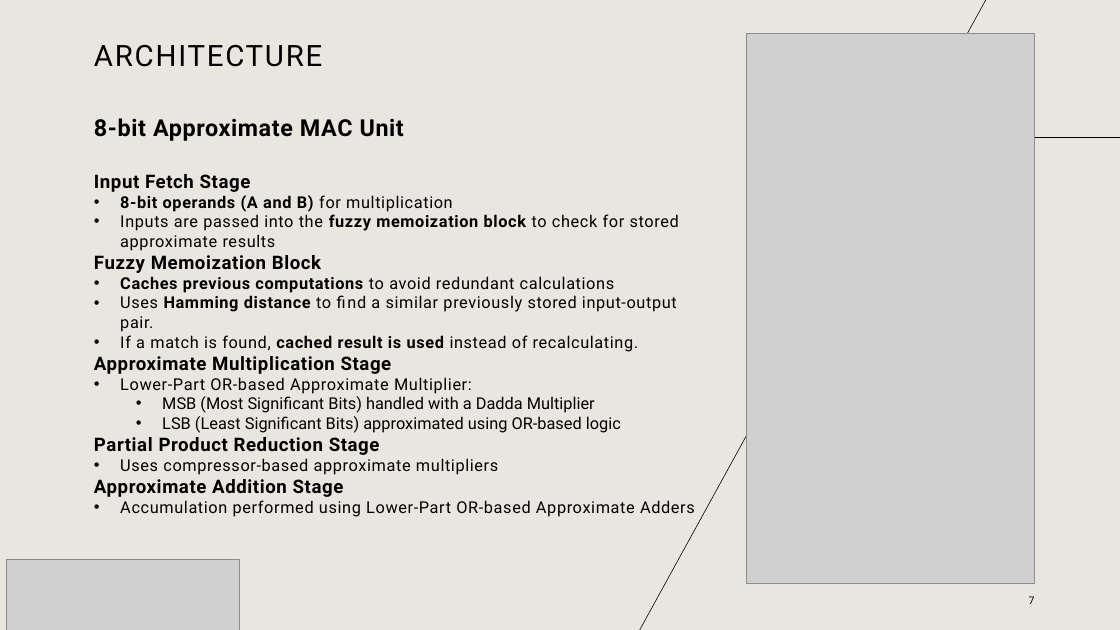
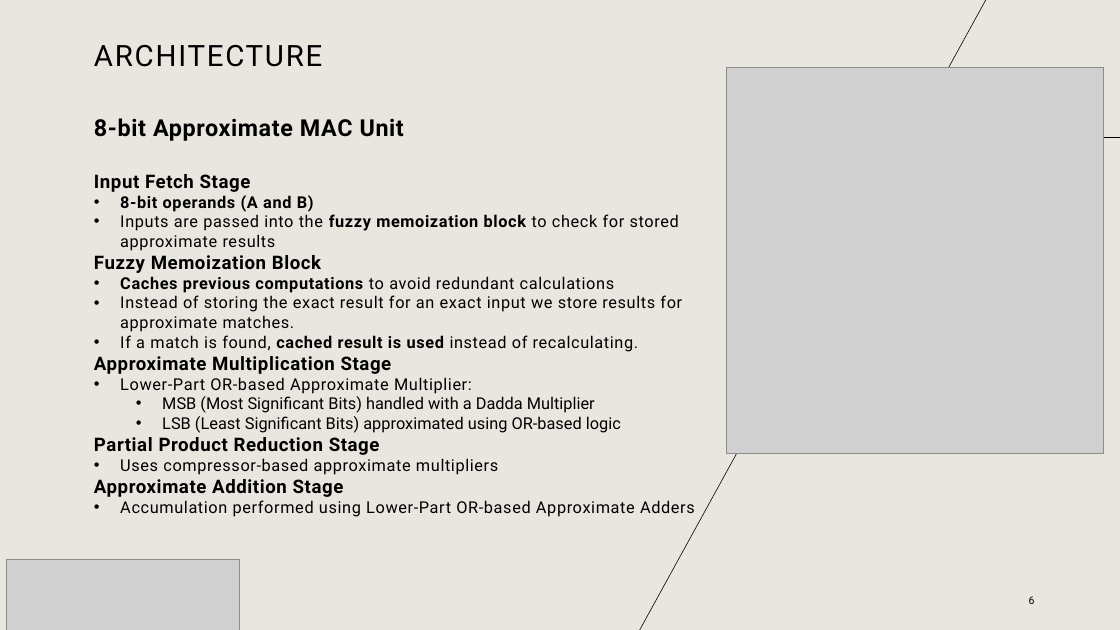
Before and after one commit to AmaanMujawar/EEE381_IIP-Hardware-Accelerator-for-RISCV-Processor, a slide deck: slide 6 of Documents/Symposium/Symposium.pptx (slide 7 before the commit). Drawn at 1120x630 pixels with LibreOffice and Linux fonts; fonts in the diff are those of the drawing; grey boxes stand for pictures. Boxes give left, top, right and bottom in pixels: in the first picture for what was removed or moved away, otherwise in the second. Text is boxed around its words. In the diff, an @@ line names an element or a change of style, - is before the commit and + after.

```diff
--- a/Documents/Symposium/Symposium.pptx
+++ b/Documents/Symposium/Symposium.pptx
@@ picture: place and size @@
-picture at box(746, 34, 1034, 584)
+picture at box(727, 67, 1104, 453)
@@ text at box(120, 195, 314, 212): text changed @@
-• 8-bit operands (A and B) for multiplication
+• 8-bit operands (A and B)
@@ text at box(120, 295, 682, 332): text changed @@
-• Uses Hamming distance to find a similar previously stored input-output pair.
+• Instead of storing the exact result for an exact input we store results for approximate matches.
@@ page number at box(1029, 596, 1035, 604): text changed @@
-7
+6
```
Also in this commit, not shown: 4 other slides changed, 1 slide added, 3 slides removed.
